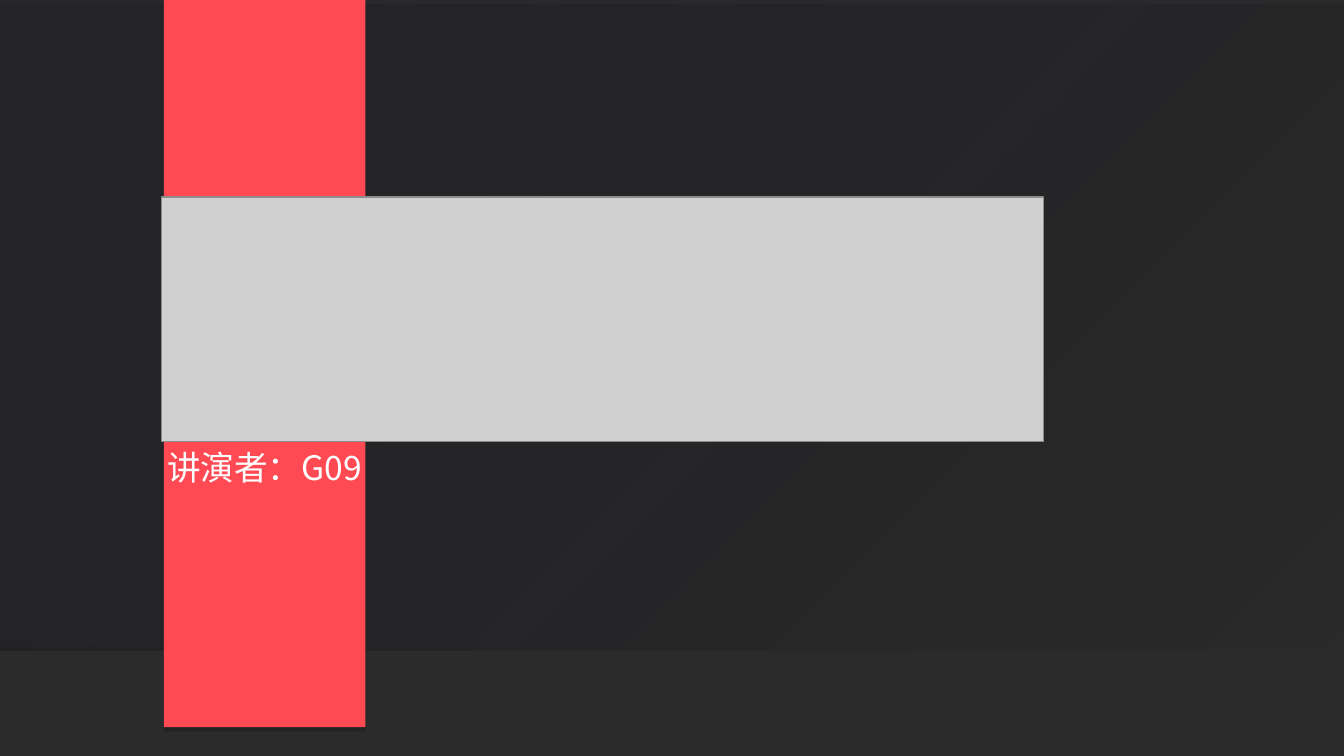
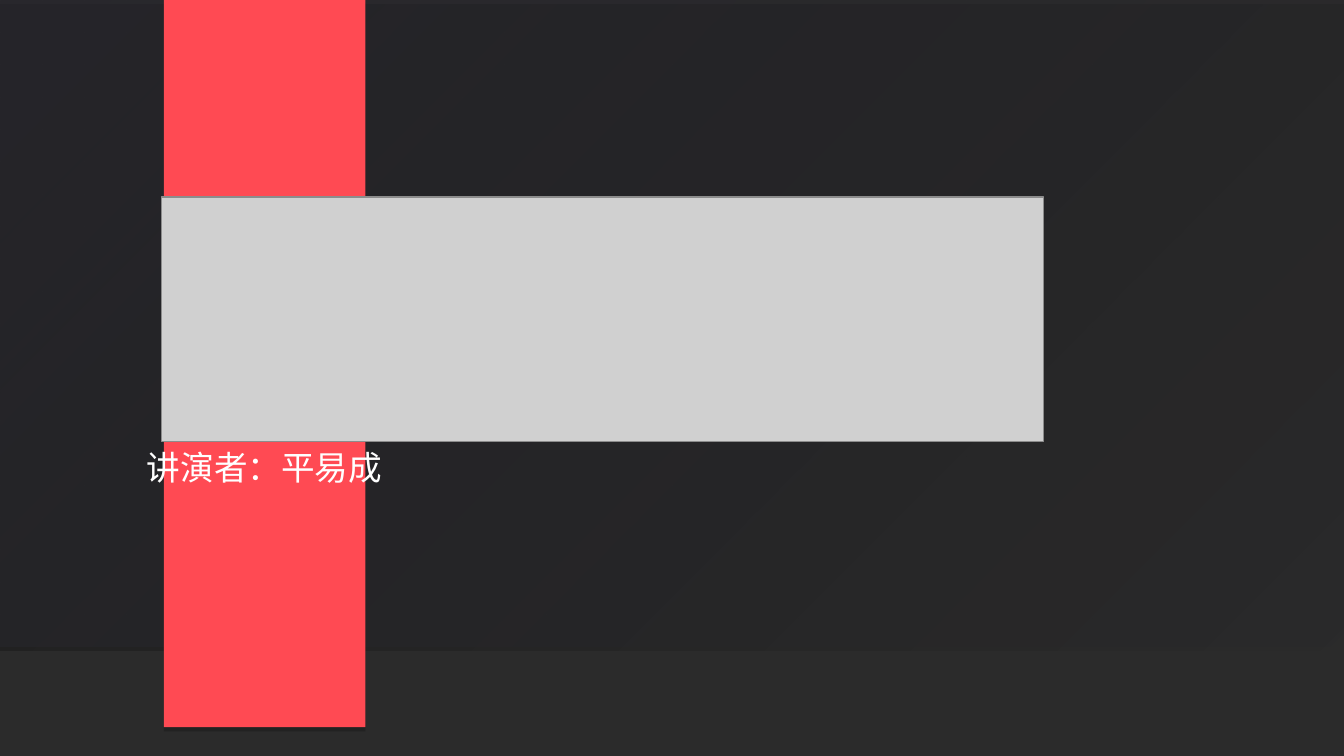
Before and after one commit to PRD2018-G09/Educational-Website, a slide deck: slide 32 of 受控文档/2.需求工程计划/PRD2018-G09-需求工程计划PPT.ppt. Drawn at 1344x756 pixels with LibreOffice and Linux fonts; fonts in the diff are those of the drawing; grey boxes stand for pictures; background and template pictures are left out; a plain dark background stands for a picture behind light text. Boxes give left, top, right and bottom in pixels: in the first picture for what was removed or moved away, otherwise in the second. Text is boxed around its words. In the diff, an @@ line names an element or a change of style, - is before the commit and + after.

```diff
--- a/受控文档/2.需求工程计划/PRD2018-G09-需求工程计划PPT.ppt
+++ b/受控文档/2.需求工程计划/PRD2018-G09-需求工程计划PPT.ppt
@@ text at (147, 445, 382, 489): text changed @@
-讲演者：G09
+讲演者：平易成
```
Also in this commit, not shown: 3 other slides changed, 1 slide added, 1 slide removed.
